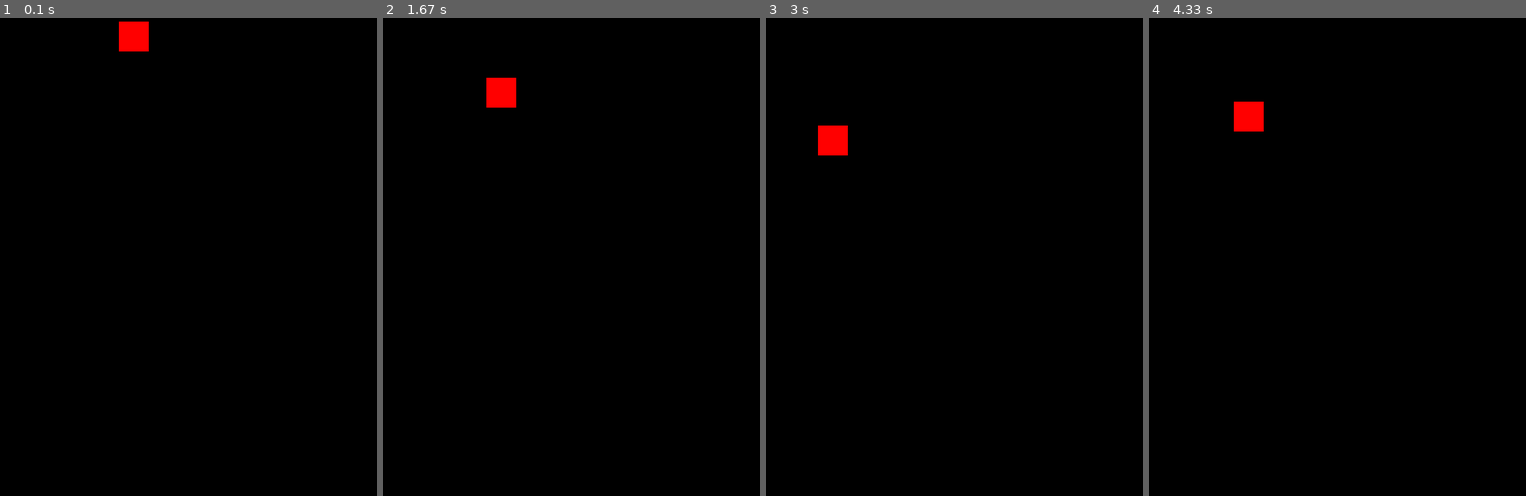
Above: before the commit, frames 1-4 (left to right).
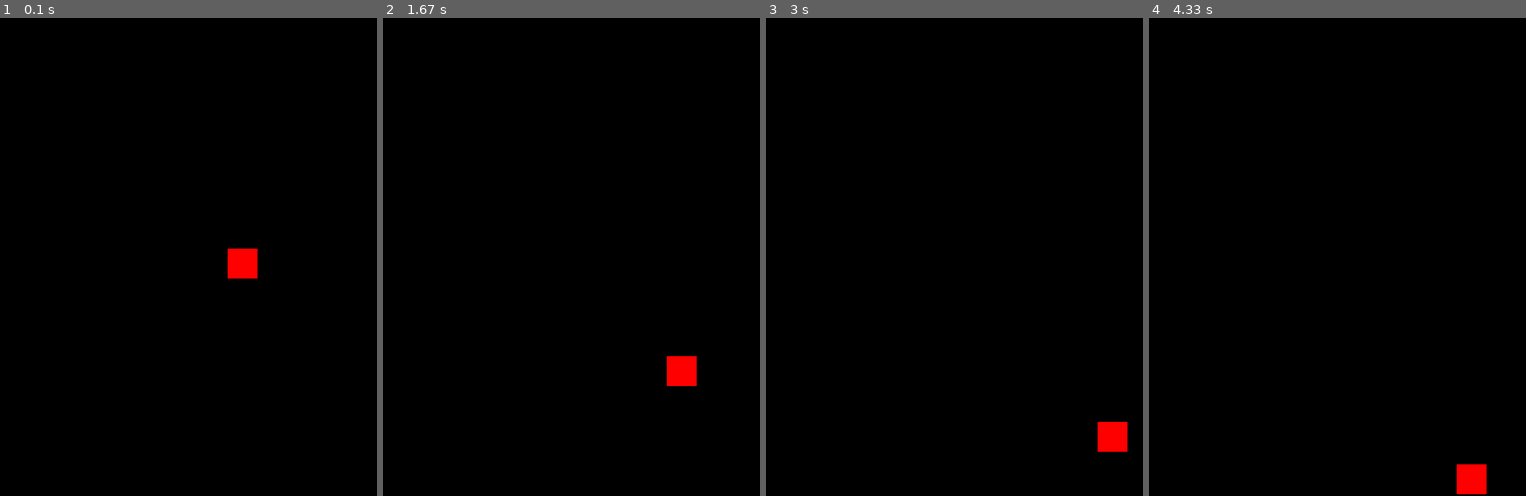
Above: after the commit, the same moments.

Repository: Dasani1/Pygame-Torture
Game: pygame game, started from Pendulum.py
The game is run twice, just before and just after one commit, with the same random seed, the same clock (stepped at 60 frames per second) and the same inputs.
Inputs:
- Up to frame 1 (0.1 s): no input
- Up to frame 2 (1.67 s): no input
- Up to frame 3 (3 s): no input
- Up to frame 4 (4.33 s): no input

The runs differ from the first frame. In frame 1, 1.0% of the frame differs, in the area x 31-69%, y 0-55%; in frame 2, 1.0%; in frame 3, 1.0%; in frame 4, 1.0%.

Commit message:
Holy github is stupid

Diff:
--- a/Pendulum.py
+++ b/Pendulum.py
@@ -20,8 +20,8 @@
 
     def __init__(self,x,y,r):
         self._dimension = 50
-        self.velx = 0
-        self.vely = 1
+        self.velx = 1
+        self.vely = 0
         self.xpos = x
         self.ypos = y
         self.force = 1
@@ -47,25 +47,25 @@
 
 
         #self.velx = (self.adj**2 - (self.track))**0.5
+        #what if... we make x the one static, and y the one getitng manipulated, we could then do the equation properly.
+        #self.velx = (self.adj**2 - (self.track)**2)**0.5
+        self.vely = (self.adj**2 - self.track**2)**0.5
+        print(self.vely)
+        self.ypos += self.vely
+        self.xpos += self.velx
 
-        self.xpos = (self.radius**2 - (self.track)**2)**0.5
-        self.ypos += self.vely
-        # if self.direction:
-        #     self.xpos += self.velx
-        # else:
-        #     self.xpos -= self.velx
-        # print(round(self.xpos/100),round(self.ypos/100,2))
+
 
 
 
         self.hitbox = pygame.Rect(self.xpos,self.ypos,self._dimension,self._dimension)
 
     def gravity(self): #I'll make it work like real gravity once I figure this x velocity out
-        rope = (self.originy + self.radius)
-        if (self.ypos >= rope and self.direction) or (self.ypos <= self.originy and not self.direction):
-            self.vely *= -1
+        rope = (self.originx + self.radius)
+        if (self.xpos >= rope and self.direction) or (self.xpos <= self.originx-self.radius and not self.direction):
+            self.velx *= -1
             self.direction = not self.direction
-        self.track += (self.vely)
+        self.track += (self.velx/100)
         self.track = round(self.track,2) #If you don't round it adds like 0.0000001 extra which adds up overtime to create mistakes
 
 
@@ -73,7 +73,7 @@
 
 
 
-block = Box(0,0,200)
+block = Box(375,375,200)
 
 running = True
 while running:
